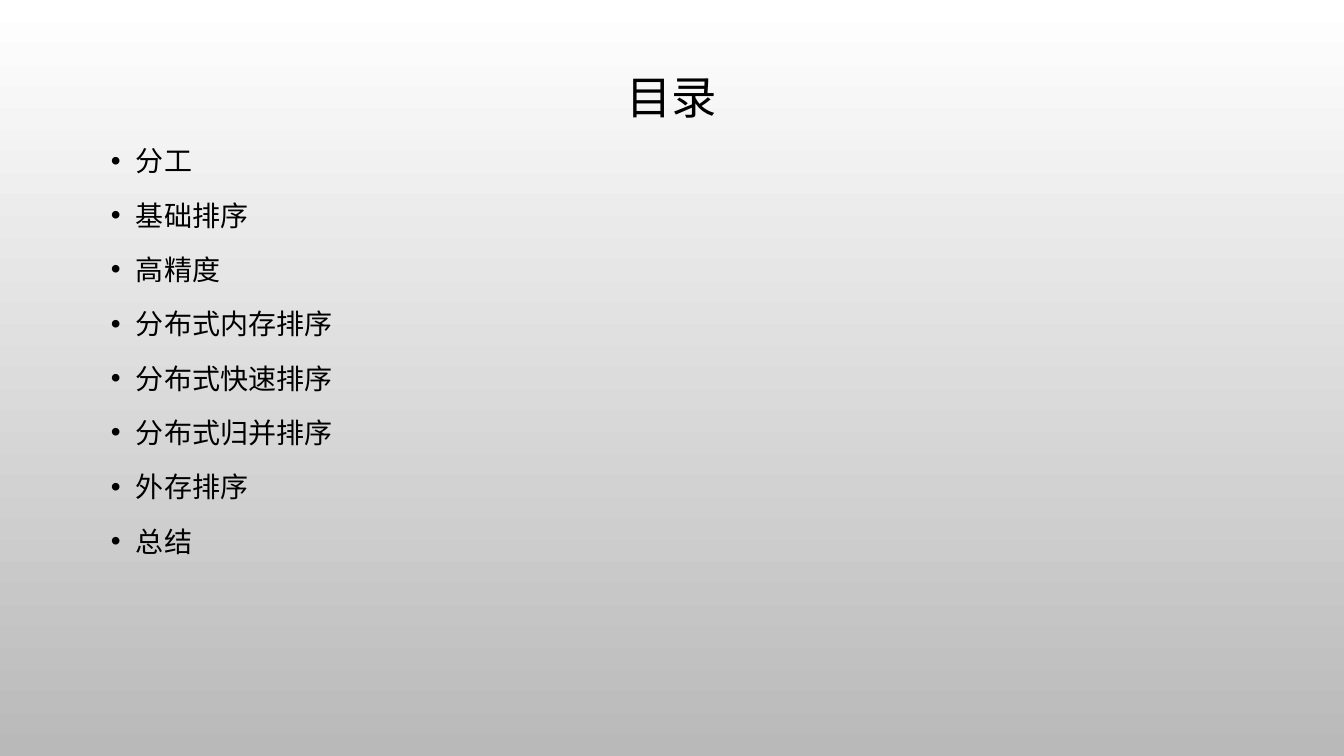
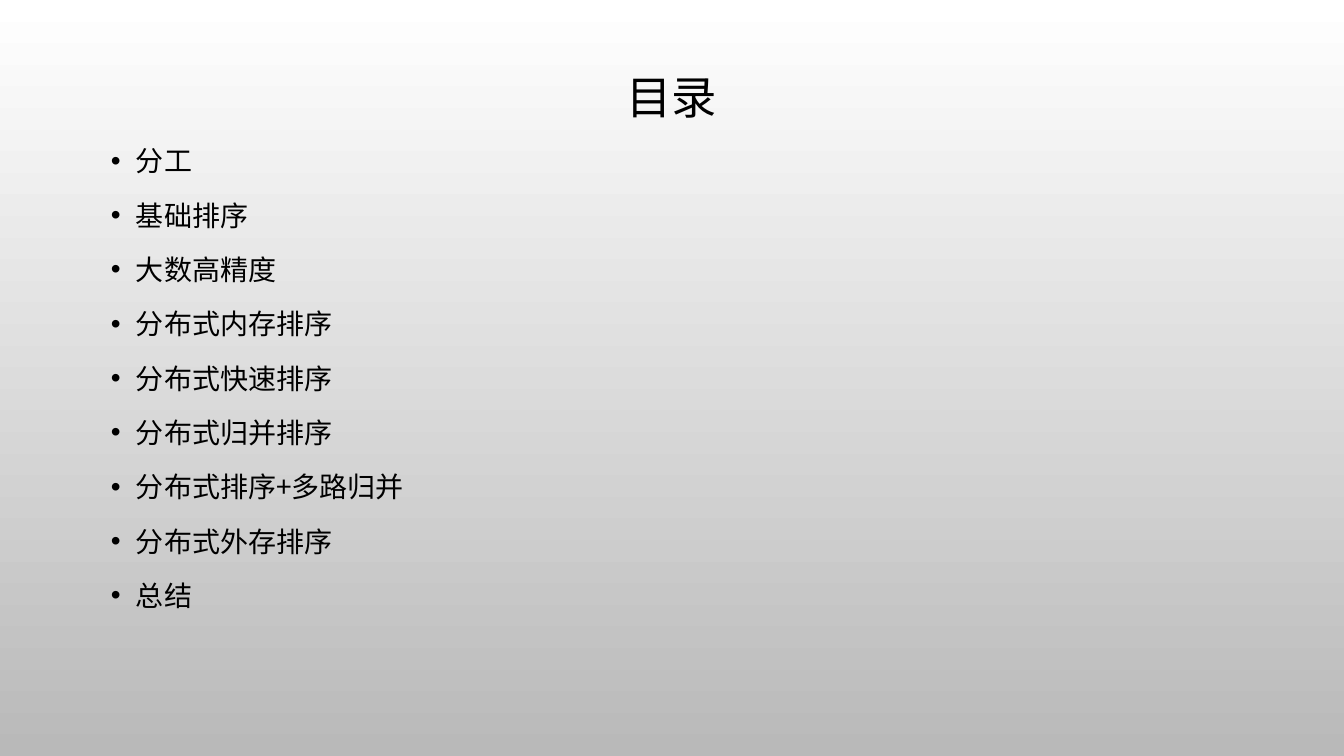
Before and after one commit to AisingioroHao0/BUAA_ProgrammingAndAlgorithms_TermProject, a slide deck: slide 2 of 答辩PPT/排序算法.pptx. Drawn at 1344x756 pixels with LibreOffice and Linux fonts; fonts in the diff are those of the drawing; background and template pictures are left out. Boxes give left, top, right and bottom in pixels: in the first picture for what was removed or moved away, otherwise in the second. Text is boxed around its words. In the diff, an @@ line names an element or a change of style, - is before the commit and + after.

```diff
--- a/答辩PPT/排序算法.pptx
+++ b/答辩PPT/排序算法.pptx
@@ text at (136, 256, 276, 283): text changed @@
-• 高精度
+• 大数高精度
@@ text at (136, 473, 404, 555): text changed @@
-• 外存排序
+• 分布式排序+多路归并
+• 分布式外存排序
```
Also in this commit, not shown: 1 other slide changed, 1 slide added, 1 slide removed.
